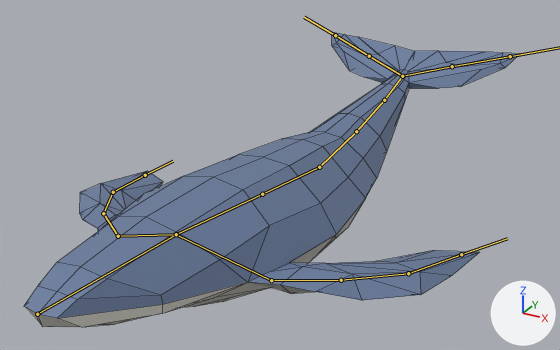
Renders of the FBX model Booom-2022-3/Assets/ArtRes/whale.fbx from each side of a commit.
One viewpoint serves both versions: a 50 mm lens placed at (7.71, -15.62, 7.54), pointed at (-0.39, -0.9, 0.18). Lighting does not change. The marker at lower right points along +X, +Y and +Z. Both versions are drawn at frame 44 of the action '骨架|骨架Action'; the numbers are the values there. The bones that bend it are drawn over the model as lines. Mesh edges are drawn as thin lines.

In view in the first picture: '立方体'.
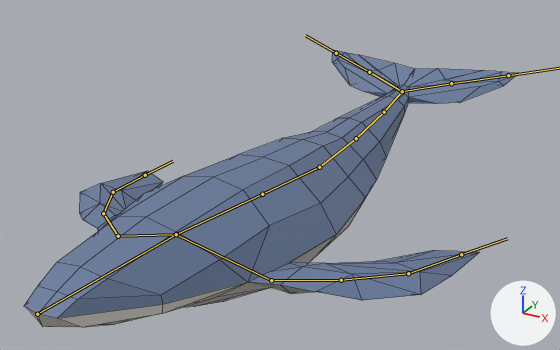
Changed parts and their boxes [x1, y1, x2, y2] in the pictures (560 x 350 px):
'立方体', posed (6% shorter)
    before: [24, 32, 520, 327]
    after: [24, 50, 518, 327]
bone 'Bone.005', root to tip
    before: (319, 167) to (356, 131)
    after: (319, 167) to (356, 138)

Edits to the bpy script that builds the scene:
```text
Change bone_bone_005:
    where bone_bone_005 = bpy.data.objects['骨架'].pose.bones['Bone.005']  # child of 'Bone.002'
    bone_bone_005.rotation_quaternion: (0.99, 0.139, 0.0, 0.0) -> (0.995, 0.095, 0.0, 0.0)  # degrees (16, 0, 0) -> degrees (11, 0, 0)
```
